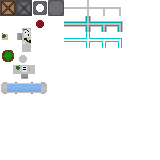
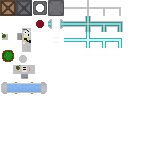
Layer changes from the first 160x160 image to the second:
painted on "Layer" over (48, 19, 64, 43)
